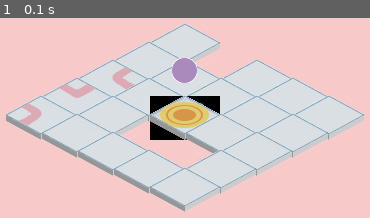
Above: before the commit, frame 1.
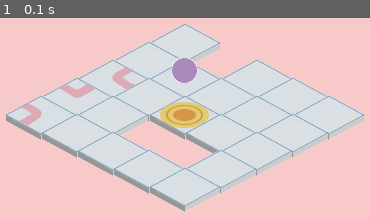
Above: after the commit, the same moment.

Repository: ameliakuang/112TP
Game: pygame game, started from trial/Game.py
Same seed, same stepped clock (60 frames per second), same inputs: the game is played once before the commit and once after it.
Inputs:
- Up to frame 1 (0.1 s): no input

The runs differ from the first frame. In frame 1, 1.3% of the frame differs, in the area x 40-60%, y 39-61%.

Commit message:
get the draw  board and player position down

Diff:
--- a/trial/Board.py
+++ b/trial/Board.py
@@ -83,7 +83,7 @@
                     centered_x = screen.get_rect().centerx + iso_x
                     centered_y = screen.get_rect().centery//2 + iso_y
 
-                    pygame.draw.rect(screen, (0,0,0), (centered_x, centered_y, tileRect[2], tileRect[3]))
+                    #pygame.draw.rect(screen, (0,0,0), (centered_x, centered_y, tileRect[2], tileRect[3]))
                     screen.blit(tileImage, (centered_x, centered_y))
                 else:
                     continue
@@ -92,8 +92,8 @@
         centered_x = screen.get_rect().centerx + iso_x
         centered_y = screen.get_rect().centery//2 + iso_y
         playerGroup = pygame.sprite.GroupSingle(self.player)
+        # centered_y-10 to makes the player looks like higher than the board
         self.player.rect.x, self.player.rect.y = centered_x, centered_y-10
         self.player.image.set_colorkey((255,255,255))
-        #pygame.draw.rect(screen, (255,255,0), self.player.rect)
-        #pygame.self.player.image.set_colorkey((255,255,255))
+        #pygame.draw.rect(screen, (0,0,0), (centered_x, centered_y, 70, 44))
         screen.blit(self.player.image, (self.player.rect.x,self.player.rect.y))
--- a/trial/Game.py
+++ b/trial/Game.py
@@ -16,7 +16,7 @@
 
 
     # move the tiles onto the board
-    def mouseDrag(self, x, y):
+    def keyPressed(self, x, y):
         pass
 
     # click on the game icon
@@ -32,5 +32,6 @@
 
 
 
+
 game = Game()
 game.run()
Not shown, changed: trial/.DS_Store
